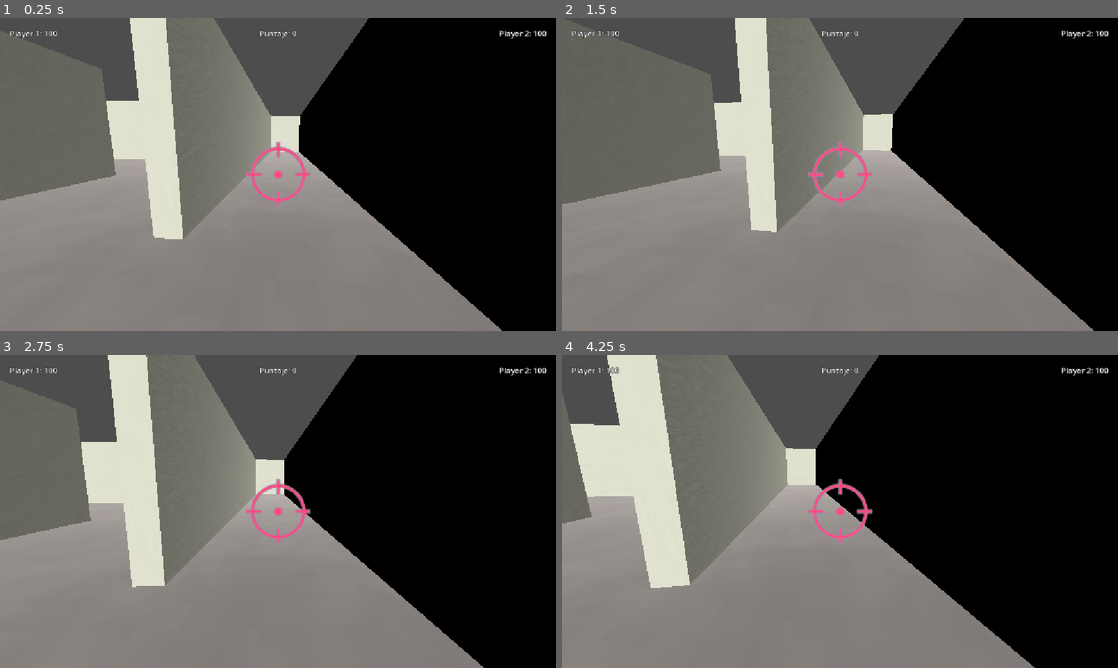
Above: before the commit, frames 1-4 (two rows, left to right).
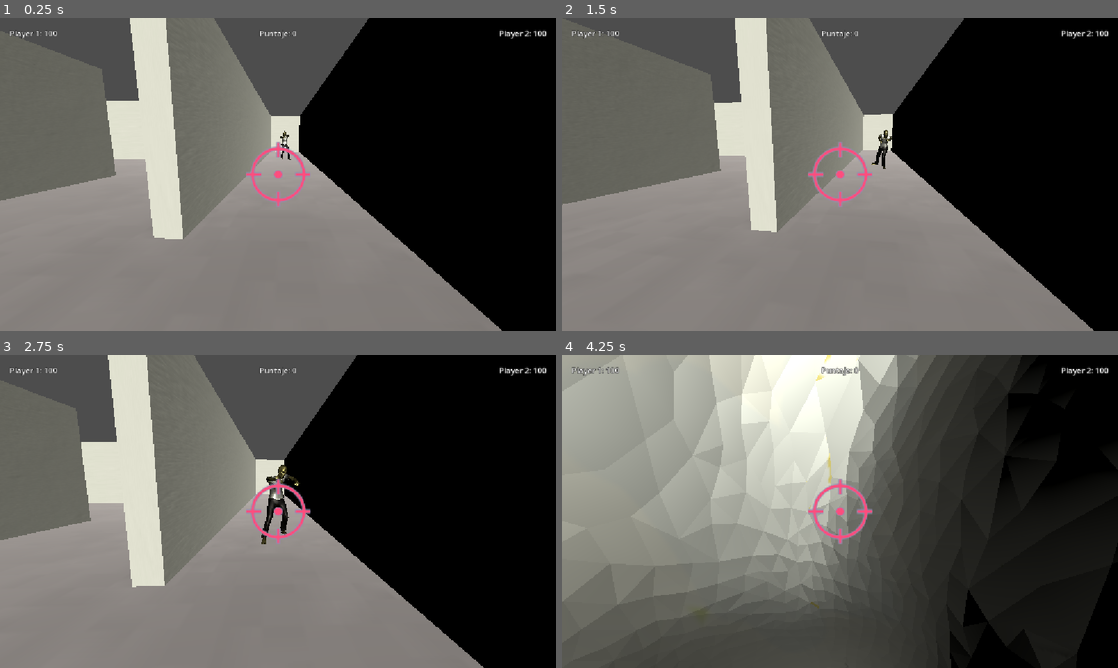
Above: after the commit, the same moments.

Repository: matiasaranibar37-spec/PerdonIng
Game: Godot game, scene res://scenes/main.tscn
The game is run twice, just before and just after one commit, with the same random seed, the same clock (stepped at 60 frames per second) and the same inputs.
Inputs (mouse positions are in pixels of both pictures, inside the frame that each line leads up to):
- Up to frame 1 (0.25 s): no input
- Up to frame 2 (1.5 s): tap Enter at 0.5 s; move the mouse to (867, 174) at 0.52 s; click (867, 174) at 0.67 s; move the mouse to (812, 174) at 1.27 s; click (812, 174) at 1.42 s
- Up to frame 3 (2.75 s): move the mouse to (289, 505) at 2.02 s; click (289, 505) at 2.17 s
- Up to frame 4 (4.25 s): move the mouse to (834, 517) at 2.77 s; click (834, 517) at 2.92 s; move the mouse to (878, 514) at 3.52 s; click (878, 514) at 3.67 s

The runs differ from the first frame. In frame 1, less than 0.1% of the frame differs, in the area x 50-53%, y 36-46%; in frame 2, 0.2%; in frame 3, 0.5%; in frame 4, 71%, in the area x 0-94%, y 0-100%.

Commit message:
script del zombie añadido

Diff:
--- a/C/level/enemies/zombie_base.tscn
+++ b/C/level/enemies/zombie_base.tscn
@@ -3,9 +3,84 @@
 [ext_resource type="Script" uid="uid://cr8tgf5o5b6fw" path="res://scripts/zombie_base.gd" id="1_hv4vd"]
 [ext_resource type="PackedScene" uid="uid://dbvaklb4uy0v" path="res://assets/zombie_model.glb" id="2_jgixa"]
 
-[node name="CharacterBody3D" type="CharacterBody3D" unique_id=373837389]
+[sub_resource type="CapsuleShape3D" id="CapsuleShape3D_8w0r3"]
+radius = 0.24511719
+height = 1.7891846
+
+[node name="CharacterBody3D" type="CharacterBody3D" unique_id=373837389 groups=["zombies"]]
 script = ExtResource("1_hv4vd")
 
+[node name="CollisionShape3D" type="CollisionShape3D" parent="." unique_id=1440019210]
+transform = Transform3D(0.9164076, -0.030089203, -0.39911386, 0.0028288031, -0.9966589, 0.08163325, -0.40023646, -0.07593844, -0.91326046, -0.02543223, 0.869275, -0.63952947)
+shape = SubResource("CapsuleShape3D_8w0r3")
+
 [node name="zombie_model" parent="." unique_id=626031704 instance=ExtResource("2_jgixa")]
+transform = Transform3D(-1, 0, -8.742278e-08, 0, 1, 0, 8.742278e-08, 0, -1, 0, 0, -0.70666695)
+
+[node name="Skeleton3D" parent="zombie_model/Armature" parent_id_path=PackedInt32Array(626031704, 948053303) index="0" unique_id=1381487888]
+bones/0/position = Vector3(-0.63483644, -1.9262886, -100.47213)
+bones/0/rotation = Quaternion(-0.6649739, 0.14085287, -0.14404228, 0.7191815)
+bones/1/rotation = Quaternion(0.08354098, 0.22034626, 0.96769786, -0.08960624)
+bones/2/rotation = Quaternion(-0.3587276, 0.080143236, -0.010559822, 0.9299356)
+bones/3/position = Vector3(-3.686725e-06, 48.167507, -3.3107426e-06)
+bones/3/rotation = Quaternion(0.63636756, 0.006514035, -0.0836007, 0.76681477)
+bones/4/rotation = Quaternion(0.29175752, 0.010375943, -0.003164636, 0.9564308)
+bones/6/position = Vector3(-8.453107, -5.129702, -0.36878797)
+bones/6/rotation = Quaternion(-0.07205824, 0.15888213, 0.984432, 0.021395825)
+bones/7/rotation = Quaternion(-0.35293087, -0.007440854, 0.024113087, 0.9353091)
+bones/8/rotation = Quaternion(0.71861017, 0.0017943938, -0.009538218, 0.6953454)
+bones/9/rotation = Quaternion(0.20913316, -0.009491337, 0.0020298834, 0.977839)
+bones/11/rotation = Quaternion(-0.03430084, -0.022204518, 0.03219673, 0.998646)
+bones/12/rotation = Quaternion(0.07579949, -0.038939025, 0.047849815, 0.99521285)
+bones/13/rotation = Quaternion(0.077339344, -0.039056975, 0.045227762, 0.9952123)
+bones/14/position = Vector3(6.4771013, 12.247971, -0.27335137)
+bones/14/rotation = Quaternion(-0.5774987, -0.43465593, 0.3367348, -0.60347265)
+bones/15/position = Vector3(-1.3982416e-05, 13.763644, -1.7750514e-05)
+bones/15/rotation = Quaternion(0.0818182, -0.30948952, 0.5286593, 0.7861562)
+bones/16/position = Vector3(1.9979716e-06, 28.040192, 1.0047075e-05)
+bones/16/rotation = Quaternion(0.03183385, 0.0024803674, 0.18896288, 0.98146504)
+bones/17/position = Vector3(4.8310894e-06, 25.753677, 2.3301767e-05)
+bones/17/rotation = Quaternion(0.014502471, 0.34125444, 0.06792435, 0.9374014)
+bones/18/position = Vector3(1.1467209e-05, 9.28943, 0.16558544)
+bones/18/rotation = Quaternion(0.04205896, -0.08906951, 0.12844142, 0.98681337)
+bones/19/position = Vector3(-0.018422723, 4.465802, 8.22955e-06)
+bones/19/rotation = Quaternion(0.15083353, 0.0001863518, 0.072624065, 0.9858879)
+bones/20/position = Vector3(-0.18804014, 3.6653738, 8.9345795e-06)
+bones/20/rotation = Quaternion(0.29092225, -0.0021122023, 0.2343141, 0.92760813)
+bones/21/position = Vector3(0.20647001, 3.7742195, -9.536744e-06)
+bones/22/position = Vector3(-3.271002, 4.54216, -9.298325e-06)
+bones/22/rotation = Quaternion(0.04546495, 0.012661316, 0.2799161, 0.9588637)
+bones/23/position = Vector3(-0.045548916, 4.4776773, 2.2754768e-06)
+bones/23/rotation = Quaternion(0.04050322, 0.017415835, 0.039052825, 0.9982641)
+bones/24/position = Vector3(0.0770967, 3.6932745, -6.3859234e-06)
+bones/24/rotation = Quaternion(0.2042214, -0.103104346, -0.28788763, 0.92993754)
+bones/25/position = Vector3(-0.031550407, 2.9122999, -4.0531104e-06)
+bones/26/rotation = Quaternion(0.17909357, -0.031225847, 0.016501265, 0.9831979)
+bones/27/rotation = Quaternion(-0.100252144, -0.07252416, -0.13337429, 0.9833113)
+bones/29/position = Vector3(-6.4771037, 12.24226, -0.23364142)
+bones/29/rotation = Quaternion(0.45309207, -0.50143623, 0.6295777, 0.38327697)
+bones/30/position = Vector3(2.2226645e-06, 13.763646, 1.0276959e-05)
+bones/30/rotation = Quaternion(-0.02896003, 0.14247604, -0.7748816, 0.615159)
+bones/31/position = Vector3(-8.506284e-06, 28.031658, 3.1663778e-05)
+bones/31/rotation = Quaternion(0.029111888, -0.0024100076, -0.17572765, 0.98400533)
+bones/32/position = Vector3(-2.6391837e-07, 25.757408, 3.5249964e-06)
+bones/32/rotation = Quaternion(0.16822873, -0.4884504, -0.0004552678, 0.8562215)
+bones/33/position = Vector3(-3.0838503e-06, 9.328282, 0.15819512)
+bones/33/rotation = Quaternion(-0.11086514, -0.0046574343, 0.18058962, 0.9772792)
+bones/34/position = Vector3(0.34768832, 4.2849035, -5.058381e-06)
+bones/34/rotation = Quaternion(0.322294, 0.0059015835, -0.28439277, 0.9028913)
+bones/35/position = Vector3(-0.3834889, 4.059821, 5.3153917e-06)
+bones/35/rotation = Quaternion(0.060718942, 0.00131827, 0.012884796, 0.99807096)
+bones/36/position = Vector3(0.03578818, 3.9792645, 0)
+bones/37/position = Vector3(3.0919037, 4.7171836, 1.1622913e-05)
+bones/37/rotation = Quaternion(-0.22119863, -0.0019102187, -0.37052986, 0.90209484)
+bones/38/position = Vector3(-0.04622078, 4.5119123, 1.8471756e-06)
+bones/38/rotation = Quaternion(0.18774334, 0.05797598, 0.35855803, 0.9125937)
+bones/39/position = Vector3(0.065671206, 3.7684567, -4.8481993e-06)
+bones/39/rotation = Quaternion(-0.13181236, 0.0099522825, -0.19056126, 0.9727348)
+bones/40/position = Vector3(-0.019450366, 2.9707525, -8.881092e-06)
+
+[node name="AnimationPlayer" parent="zombie_model" index="1" unique_id=1575008637]
+speed_scale = 0.846
 
 [editable path="zombie_model"]
--- a/C/project.godot
+++ b/C/project.godot
@@ -27,6 +27,7 @@
 [global_group]
 
 switches=""
+zombies=""
 
 [physics]
 
--- a/C/scenes/main.tscn
+++ b/C/scenes/main.tscn
@@ -1,7 +1,11 @@
 [gd_scene format=3 uid="uid://bu6fpsf5ghx2w"]
 
 [ext_resource type="PackedScene" uid="uid://dmqw8qhyy2gwu" path="res://level/level_1.tscn" id="1_o5qli"]
+[ext_resource type="PackedScene" uid="uid://dedjbv46ot8kp" path="res://level/enemies/zombie_base.tscn" id="2_0wfyh"]
 
 [node name="main" type="Node3D" unique_id=688174575]
 
 [node name="level1" parent="." unique_id=420789406 instance=ExtResource("1_o5qli")]
+
+[node name="CharacterBody3D" parent="." unique_id=373837389 instance=ExtResource("2_0wfyh")]
+transform = Transform3D(0.15046394, 0, 0.9886156, 0, 1, 0, -0.9886156, 0, 0.15046394, -4.716414, 0.12761497, -15.345984)
--- /dev/null
+++ b/C/scripts/zombie_base.gd
@@ -0,0 +1,129 @@
+extends CharacterBody3D
+
+@export var speed: float = 3.0
+@export var health: int = 2
+@export var score_value: int = 100
+@export var attack_distance: float = 2.0
+@export var attack_damage: int = 10
+@export var attack_cooldown: float = 1.5
+
+@onready var animation_player: AnimationPlayer = get_node_or_null("zombie_model/AnimationPlayer")
+
+var target_node: Node3D = null
+var is_dead: bool = false
+var is_attacking: bool = false
+var can_attack: bool = true
+
+func _ready() -> void:
+	if animation_player == null:
+		animation_player = get_node_or_null("AnimationPlayer")
+
+	# Busca automáticamente la cámara 3D activa en la escena actual
+	target_node = get_viewport().get_camera_3d()
+
+	play_animation("idle")
+
+func _physics_process(_delta: float) -> void:
+	if is_dead:
+		return
+
+	# Si la cámara cambió o aún no la encuentra, intenta volver a obtenerla
+	if target_node == null:
+		target_node = get_viewport().get_camera_3d()
+		return
+
+	var target_position = target_node.global_transform.origin
+	var distance = global_transform.origin.distance_to(target_position)
+
+	# Si está lejos, persigue a la cámara
+	if distance > attack_distance:
+		is_attacking = false
+		var direction = (target_position - global_transform.origin).normalized()
+		direction.y = 0.0 # Mantiene el movimiento en el plano horizontal
+
+		if direction.length() > 0.0:
+			look_at(global_transform.origin + direction, Vector3.UP)
+
+		velocity = direction * speed
+		move_and_slide()
+		play_animation("walk")
+	else:
+		# Al llegar al rango de ataque ataca
+		velocity = Vector3.ZERO
+		if can_attack:
+			trigger_attack()
+
+# MÉTODOS DE COMPATIBILIDAD CON MOBILEPLAYER
+
+func recibir_disparo(_jugador_id: String) -> void:
+	recibir_dano(1)
+
+func recibir_dano(cantidad: int) -> void:
+	take_damage(cantidad)
+
+#SALUD, ANIMACIONES Y DAÑO
+
+func take_damage(amount: int) -> void:
+	if is_dead:
+		return
+
+	health -= amount
+	print("Zombie impactado. Vida restante: ", health)
+
+	if health <= 0:
+		die()
+	else:
+		play_reaction_hit()
+
+func play_reaction_hit() -> void:
+	play_animation("reaction_hit")
+	# Breve pausa por impacto antes de continuar persiguiendo
+	await get_tree().create_timer(0.3).timeout
+	if not is_dead and not is_attacking:
+		play_animation("walk")
+
+func trigger_attack() -> void:
+	is_attacking = true
+	can_attack = false
+	play_animation("attack")
+
+	# Hace daño a la salud de los jugadores
+	if get_node_or_null("/root/GameManager"):
+		var gm = get_node("/root/GameManager")
+		gm.p1_health = max(0, gm.p1_health - attack_damage)
+		gm.p2_health = max(0, gm.p2_health - attack_damage)
+
+		# Actualiza el HUD
+		var hud = get_tree().current_scene.get_node_or_null("HUD")
+		if hud and hud.has_method("actualizar_hud"):
+			hud.actualizar_hud()
+
+	print("¡El zombie atacó a los jugadores! Daño: ", attack_damage)
+
+	# Cooldown de ataque
+	await get_tree().create_timer(attack_cooldown).timeout
+	can_attack = true
+	is_attacking = false
+
+func die() -> void:
+	if is_dead:
+		return
+
+	is_dead = true
+	velocity = Vector3.ZERO
+
+	# Suma puntos
+	if get_node_or_null("/root/GameManager"):
+		GameManager.add_score(score_value)
+
+	play_animation("death")
+
+	if animation_player and animation_player.has_animation("death"):
+		await animation_player.animation_finished
+
+	queue_free()
+
+func play_animation(anim_name: String) -> void:
+	if animation_player and animation_player.has_animation(anim_name):
+		if animation_player.current_animation != anim_name:
+			animation_player.play(anim_name)
Not shown, added: C/scripts/zombie_base.gd.uid
